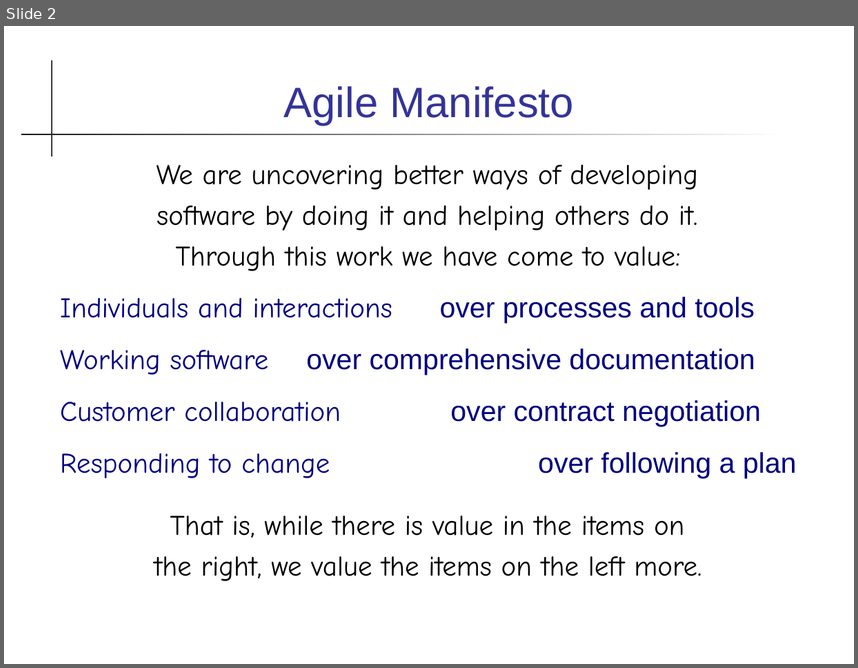
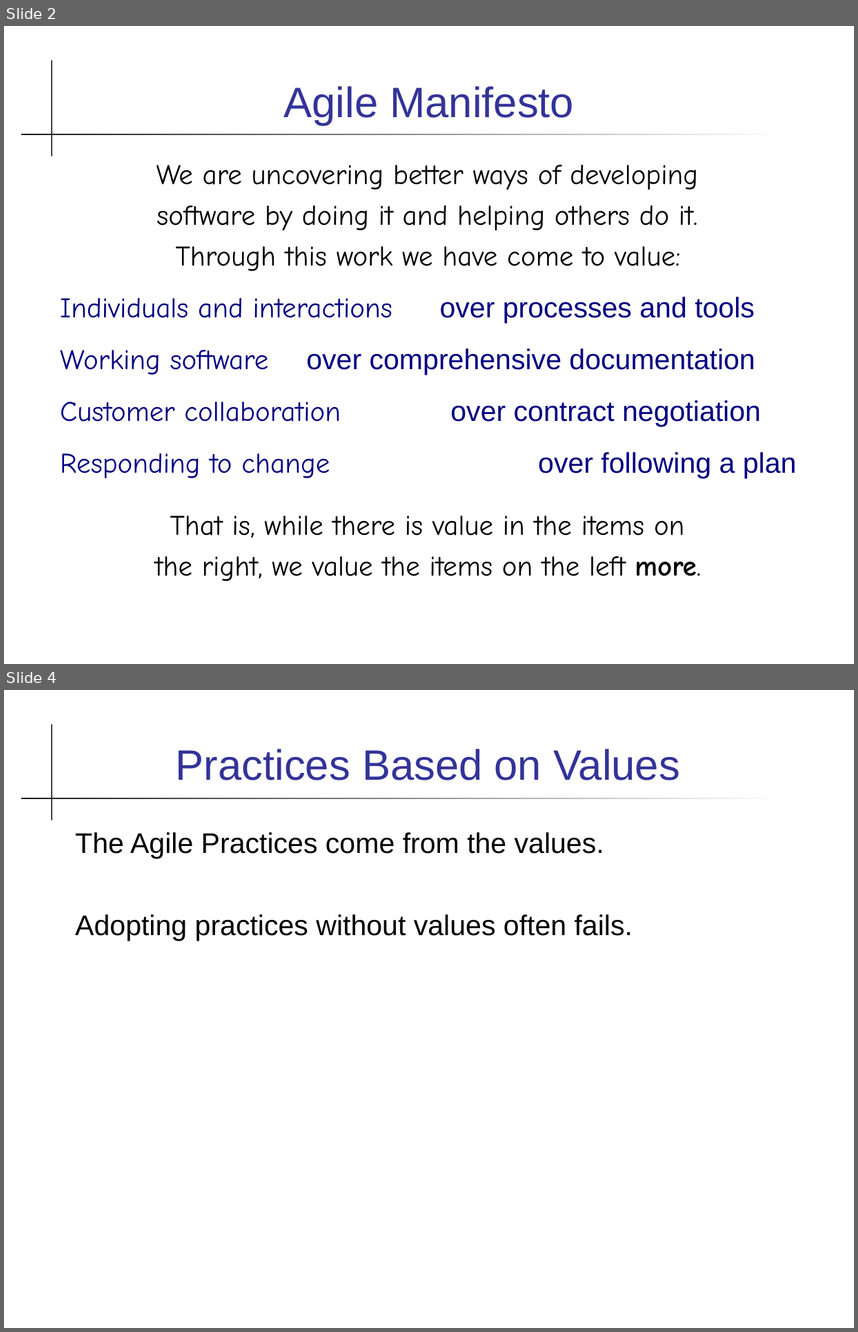
Before and after one commit to cpske/ISP, a slide deck: agile/Agile.ppt. Shown one above the other, each under a label of ours: slide 2 before the commit, slides 2 and 4 after it; the slides between them are not shown. The pictures are 858x668 and 858x1332 pixels, drawn with LibreOffice and Linux fonts; fonts in the diff are those of the drawing. Boxes give left, top, right and bottom in pixels: in the first picture for what was removed or moved away, otherwise in the second. Text is boxed around its words. In the diff, an @@ line names an element or a change of style, - is before the commit and + after.

Commit message:
minor change in Agile stuff

```diff
--- a/agile/Agile.ppt
+++ b/agile/Agile.ppt
@@ slide 4 added at [4, 690, 854, 1328], background #FFFFFF; not listed: 2 template elements that a slide beside it also shows @@
@@ title added at [176, 749, 680, 780], 36 pt, text #333399 @@
+Practices Based on Values
@@ text added at [75, 832, 633, 940], 24 pt, text #000000 @@
+The Agile Practices come from the values.
+Adopting practices without values often fails.
@@ slide 2 changed as well @@
@@ text at [155, 515, 701, 581]: bold on in "more." @@
```
Also in this commit, not shown: 1 other slide changed, 9 other slides added, 2 slides removed, 8 other files.
